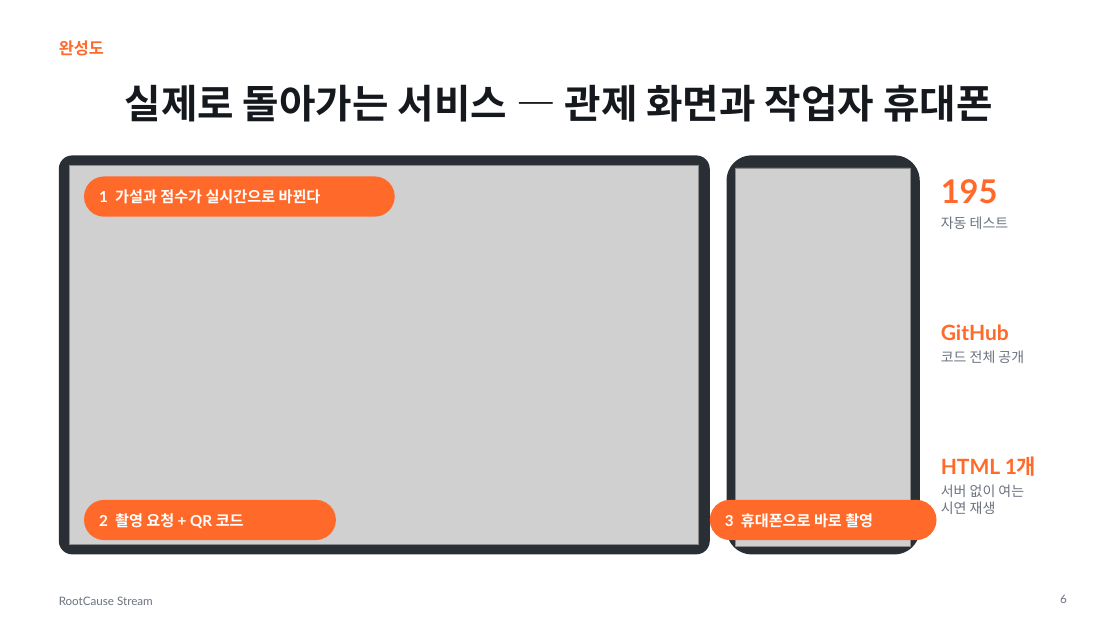
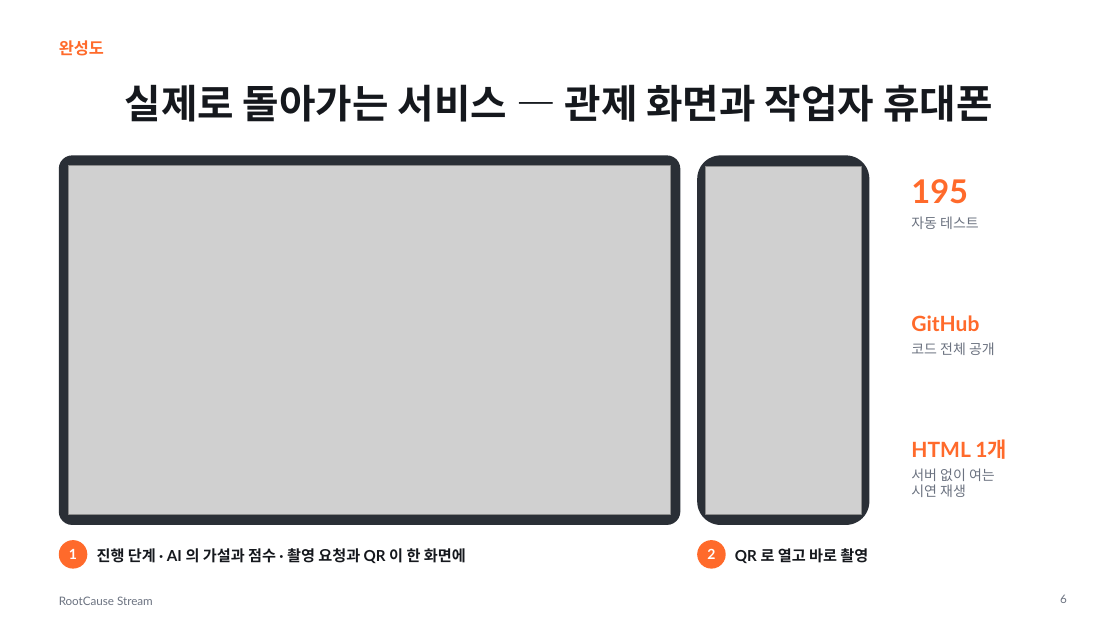
Before and after one commit to dlwogud/rootcause-stream, a slide deck: slide 6 of deck/RootCause_Stream_발표자료.pptx. Drawn at 1120x630 pixels with LibreOffice and Linux fonts; fonts in the diff are those of the drawing; grey boxes stand for pictures. Boxes give left, top, right and bottom in pixels: in the first picture for what was removed or moved away, otherwise in the second. Text is boxed around its words. In the diff, an @@ line names an element or a change of style, - is before the commit and + after.

```diff
--- a/deck/RootCause_Stream_발표자료.pptx
+++ b/deck/RootCause_Stream_발표자료.pptx
@@ rounded rectangle: place and size @@
-rounded rectangle at (59,155,710,555)
+rounded rectangle at (59,155,681,525)
@@ rounded rectangle at (59,155,681,525): proportions changed @@
@@ picture: place and size @@
-picture at (70,166,699,544)
+picture at (69,166,670,515)
@@ rounded rectangle removed at (84,176,395,217) @@
@@ rounded rectangle at (697,155,870,525): proportions changed @@
@@ rounded rectangle: place and size @@
-rounded rectangle at (727,155,920,555)
+rounded rectangle at (697,155,870,525)
@@ picture: place and size @@
-picture at (736,168,911,546)
+picture at (706,166,861,514)
@@ text "195": place and size @@
-text "195" at (941,179,998,204)
+text "195" at (911,179,968,204)
@@ text "자동 테스트": place and size @@
-text "자동 테스트" at (941,216,1009,229)
+text "자동 테스트" at (911,216,979,229)
@@ text "GitHub": place and size @@
-text "GitHub" at (941,324,1009,340)
+text "GitHub" at (911,315,979,331)
@@ text "코드 전체 공개": place and size @@
-text "코드 전체 공개" at (941,350,1024,363)
+text "코드 전체 공개" at (911,342,995,355)
@@ text "HTML 1개": place and size @@
-text "HTML 1개" at (941,456,1037,476)
+text "HTML 1개" at (911,439,1007,459)
@@ text "서버 없이 여는": place and size @@
-text "서버 없이 여는" at (941,484,1024,514)
+text "서버 없이 여는" at (911,468,995,497)
@@ rounded rectangle removed at (84,500,336,540) @@
@@ rounded rectangle removed at (710,500,937,540) @@
@@ text removed at (99,513,244,528) @@
-2 촬영 요청 + QR 코드
@@ ellipse added at (59,540,87,569), fill #FF6A2B @@
@@ text at (69,549,77,559): text changed; size 13 to 12 pt @@
-1 가설과 점수가 실시간으로 바뀐다
+1
@@ text added at (97,548,466,563), 13 pt, text #15181D, bold @@
+진행 단계 · AI 의 가설과 점수 · 촬영 요청과 QR 이 한 화면에
@@ ellipse added at (697,540,726,569), fill #FF6A2B @@
@@ text added at (707,549,715,559), 12 pt, text #FFFFFF, bold @@
+2
@@ text at (735,548,868,563): text changed; text colour #FFFFFF to #15181D @@
-3 휴대폰으로 바로 촬영
+QR 로 열고 바로 촬영
```
Also in this commit, not shown: 13 other files.
